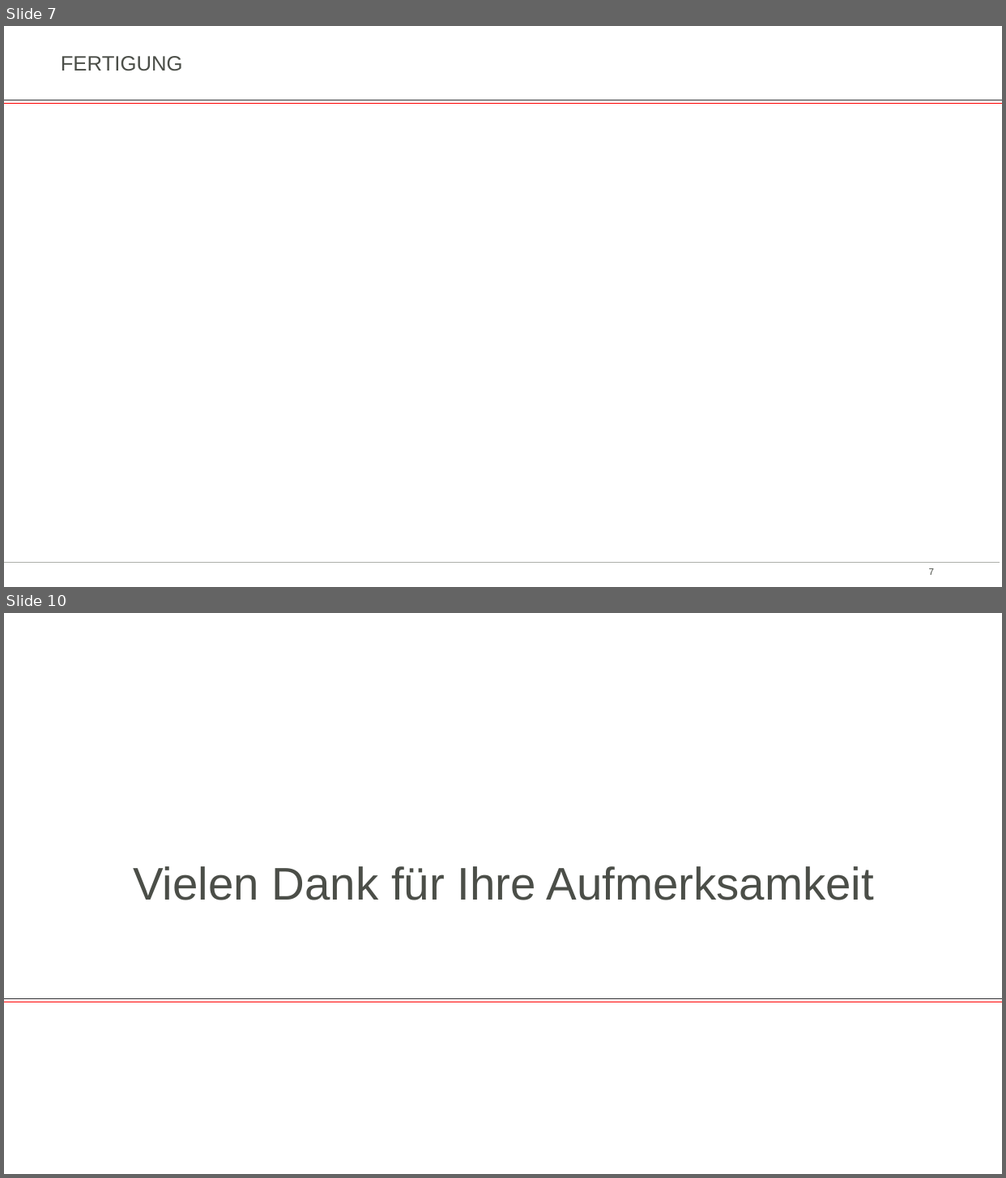
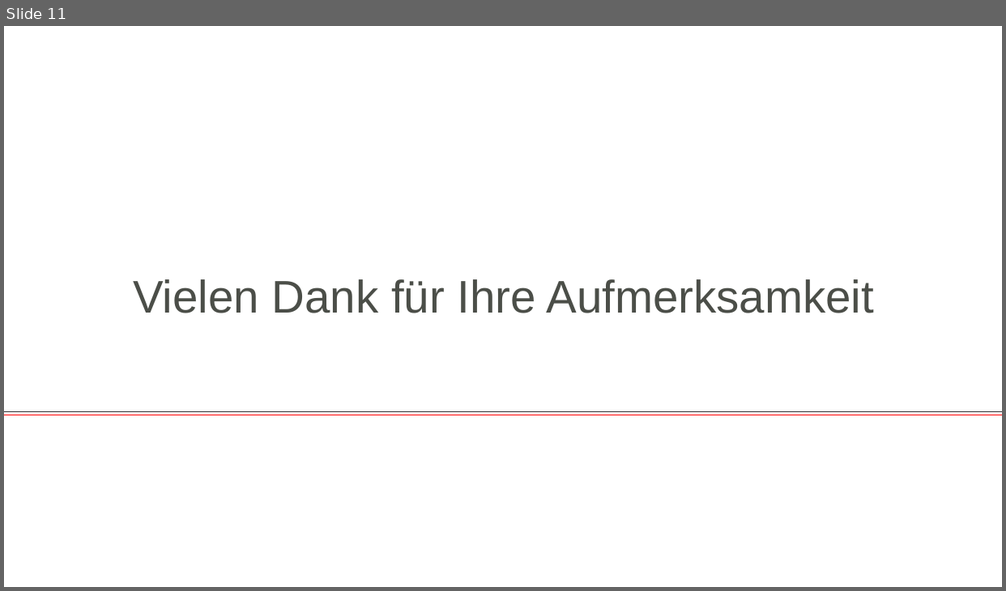
Before and after one commit to jamadir/Komplexlabor, a slide deck: Dokumentation/Präsentation Kugellabyrinth.pptx. Shown one above the other, each under a label of ours: slides 7 and 10 before the commit, slide 11 after it; the slides between them are not shown. The pictures are 1006x1178 and 1006x591 pixels, drawn with LibreOffice and Linux fonts; fonts in the diff are those of the drawing; background and template pictures are left out. Boxes give left, top, right and bottom in pixels: in the first picture for what was removed or moved away, otherwise in the second. Text is boxed around its words. In the diff, an @@ line names an element or a change of style, - is before the commit and + after.

```diff
--- a/Dokumentation/Präsentation Kugellabyrinth.pptx
+++ b/Dokumentation/Präsentation Kugellabyrinth.pptx
@@ slide 7 removed at <box>4,26,1002,587</box>, background #FFFFFF @@
@@ title removed at <box>61,56,183,71</box> @@
-FERTIGUNG
@@ line removed from (4, 103) to (1002, 103) @@
@@ line removed from (4, 100) to (1002, 100) @@
@@ line removed from (4, 563) to (999, 563) @@
@@ page number removed at <box>929,569,934,575</box> @@
-7
@@ what was slide 10 is now slide 11 @@
```
Also in this commit, not shown: 7 slides changed, 3 slides added, 1 other slide removed.
